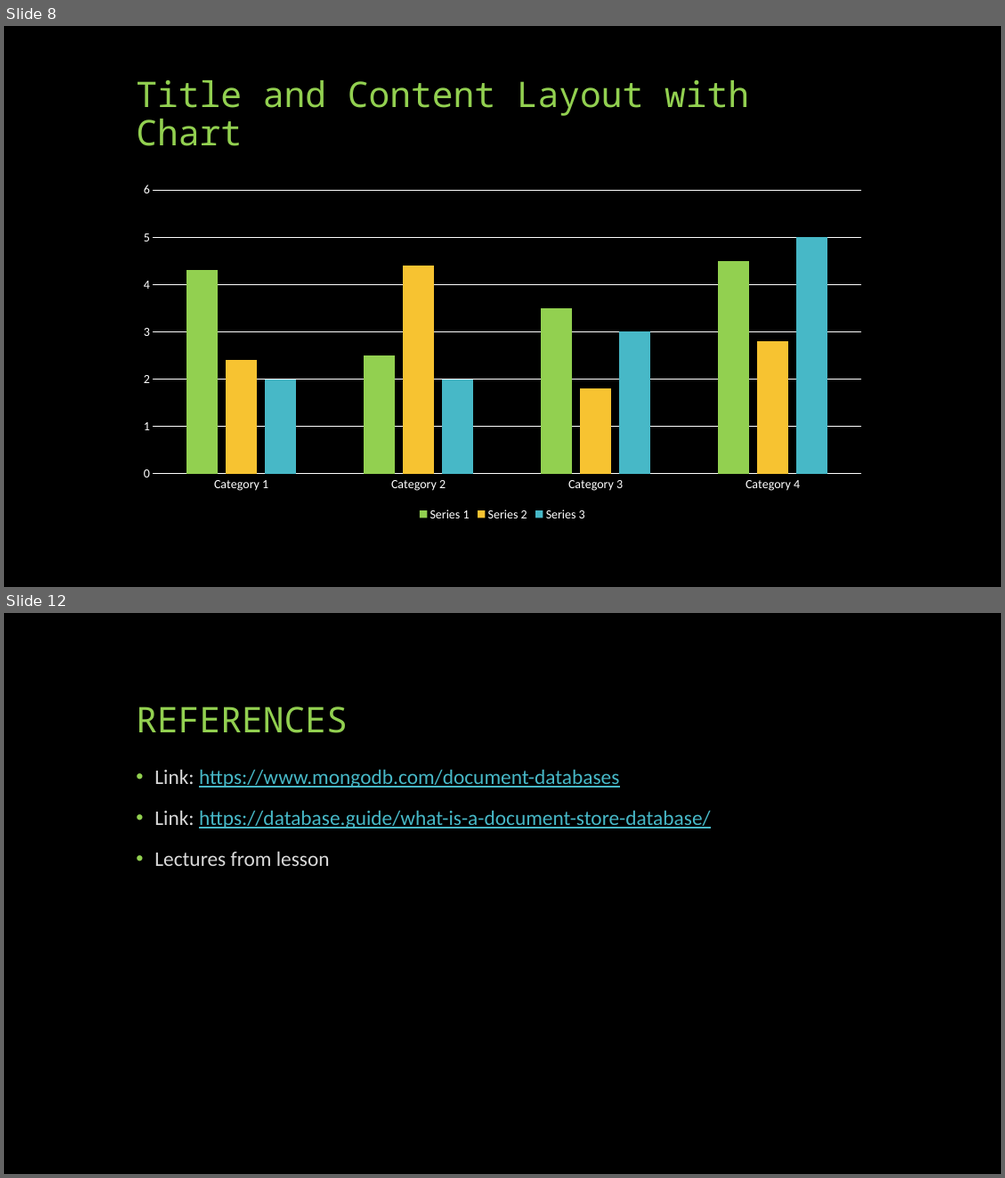
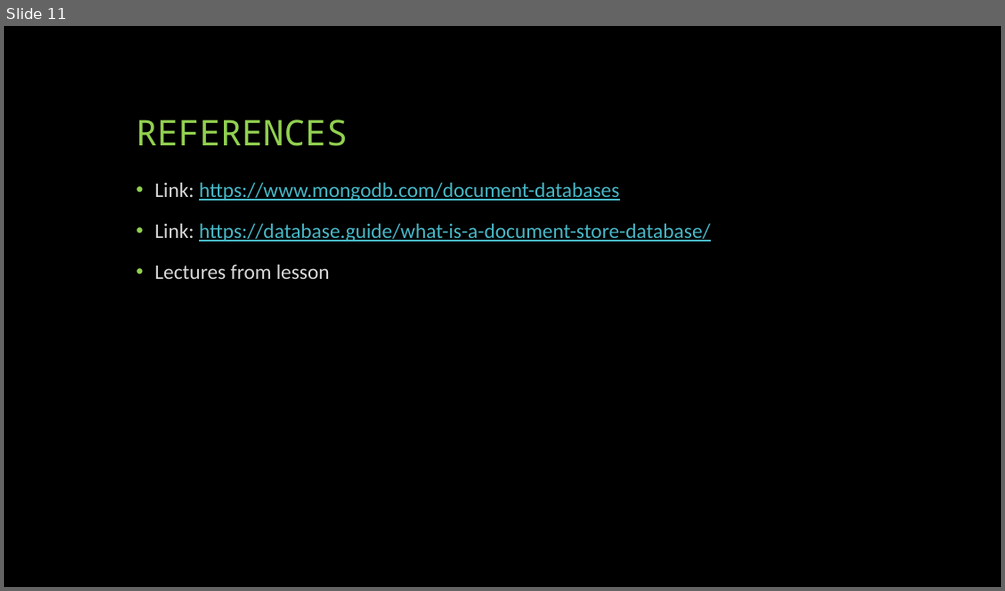
Before and after one commit to MnAppsNet/DominanceQueries, a slide deck: NOSQL - document stores.pptx. Shown one above the other, each under a label of ours: slides 8 and 12 before the commit, slide 11 after it; the slides between them are not shown. The pictures are 1005x1178 and 1005x591 pixels, drawn with LibreOffice and Linux fonts; fonts in the diff are those of the drawing. Boxes give left, top, right and bottom in pixels: in the first picture for what was removed or moved away, otherwise in the second. Text is boxed around its words. In the diff, an @@ line names an element or a change of style, - is before the commit and + after.

```diff
--- a/NOSQL - document stores.pptx
+++ b/NOSQL - document stores.pptx
@@ slide 8 removed at (x1=4, y1=26, x2=1001, y2=587), background #000000 @@
@@ title removed at (x1=136, y1=80, x2=749, y2=146) @@
-Title and Content Layout with Chart
@@ column chart removed at (x1=129, y1=176, x2=877, y2=524) @@
-categories: Category 1, Category 2, Category 3, Category 4
-Series 1: 4.3, 2.5, 3.5, 4.5
-Series 2: 2.4, 4.4, 1.8, 2.8
-Series 3: 2, 2, 3, 5
@@ what was slide 12 is now slide 11 @@
```
Also in this commit, not shown: 6 slides changed, 4 slides added, 4 other slides removed.
